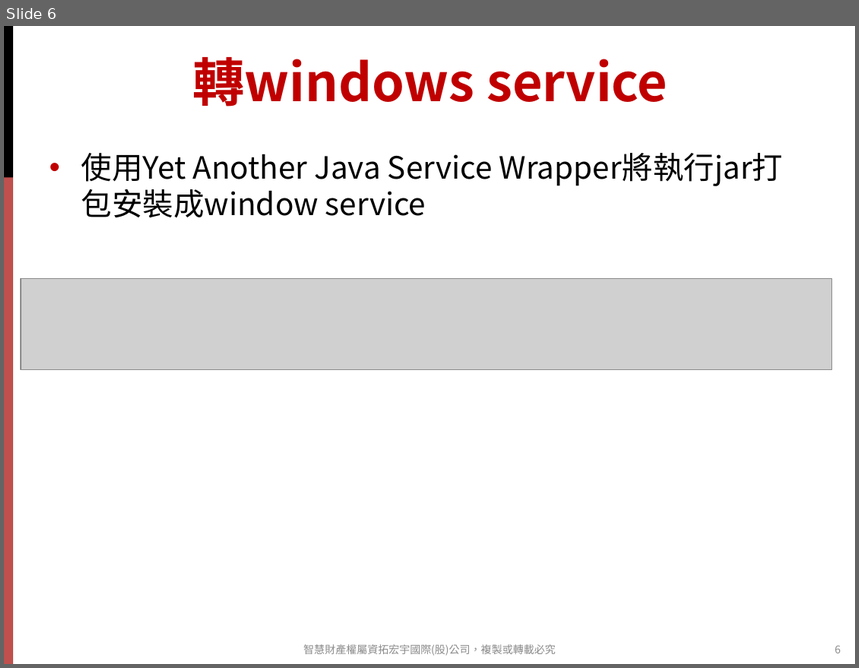
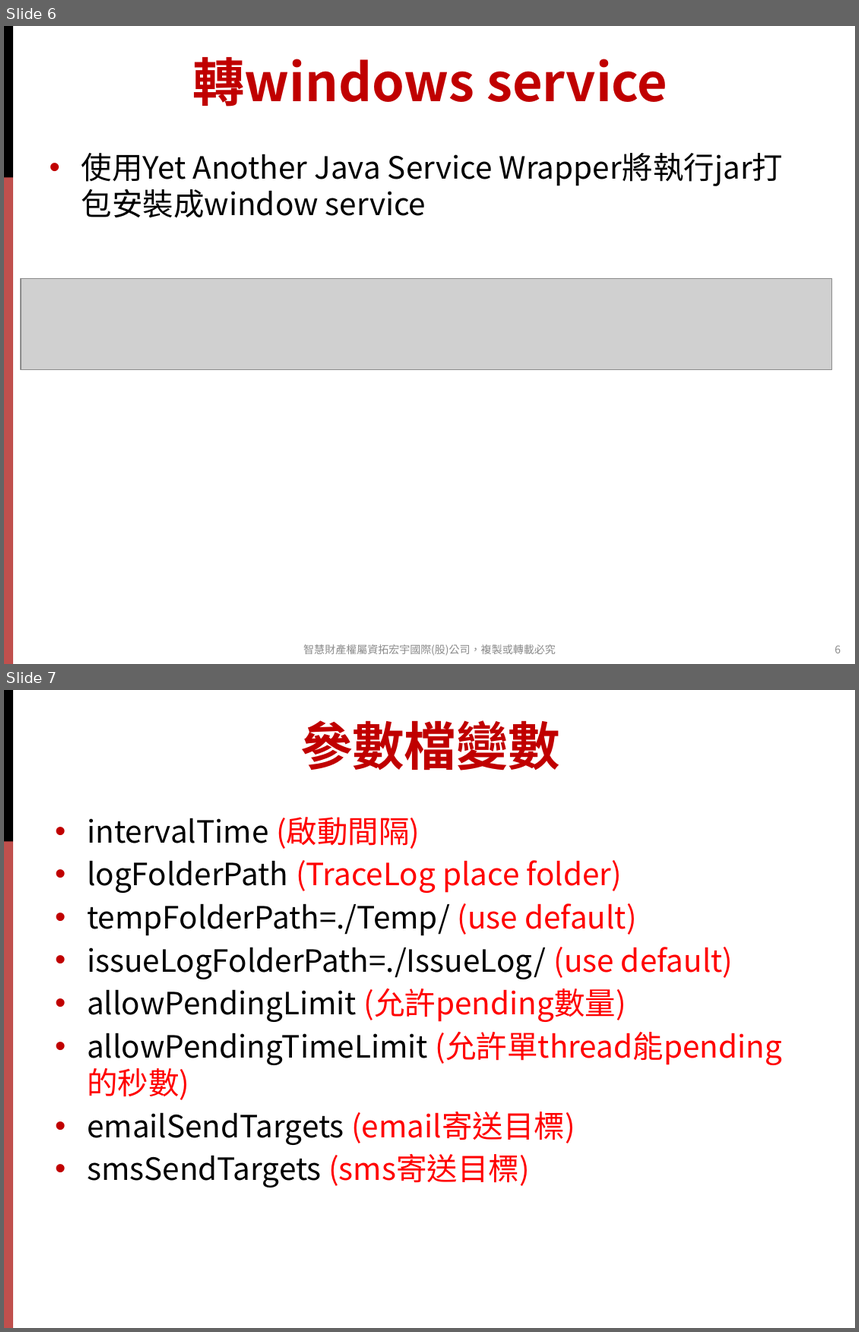
Before and after one commit to strikecbu/TraceLogMonitor, a slide deck: other/doc/TraceLogMonitorWithWAS.pptx. Shown one above the other, each under a label of ours: slide 6 before the commit, slides 6 and 7 after it. The pictures are 859x668 and 859x1332 pixels, drawn with LibreOffice and Linux fonts; fonts in the diff are those of the drawing; grey boxes stand for pictures; background and template pictures are left out. Boxes give left, top, right and bottom in pixels: in the first picture for what was removed or moved away, otherwise in the second. Text is boxed around its words. In the diff, an @@ line names an element or a change of style, - is before the commit and + after.

```diff
--- a/other/doc/TraceLogMonitorWithWAS.pptx
+++ b/other/doc/TraceLogMonitorWithWAS.pptx
@@ slide 7 added at <box>4,690,855,1328</box>, background #FFFFFF; not listed: 2 template elements that a slide beside it also shows @@
@@ title added at <box>300,720,560,771</box>, 44 pt, text #C00000, bold @@
+參數檔變數
@@ text added at <box>87,817,782,1188</box>, 26 pt, text #000000 @@
+• intervalTime (啟動間隔)
+• logFolderPath (TraceLog place folder)
+• tempFolderPath=./Temp/ (use default)
+• issueLogFolderPath=./IssueLog/ (use default)
+• allowPendingLimit (允許pending數量)
+• allowPendingTimeLimit (允許單thread能pending的秒數)
+• emailSendTargets (email寄送目標)
+• smsSendTargets (sms寄送目標)
```
Also in this commit, not shown: 2 slides changed, 2 other slides added, 1 slide removed.
